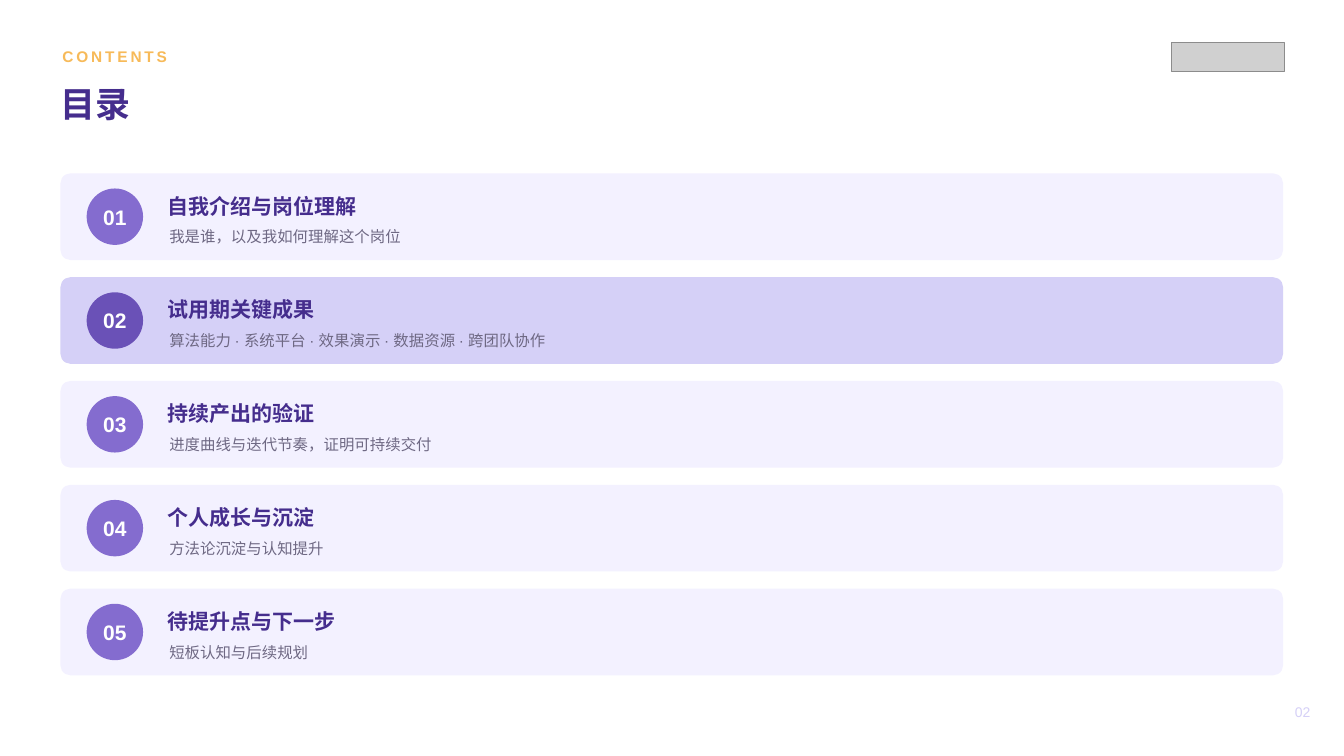
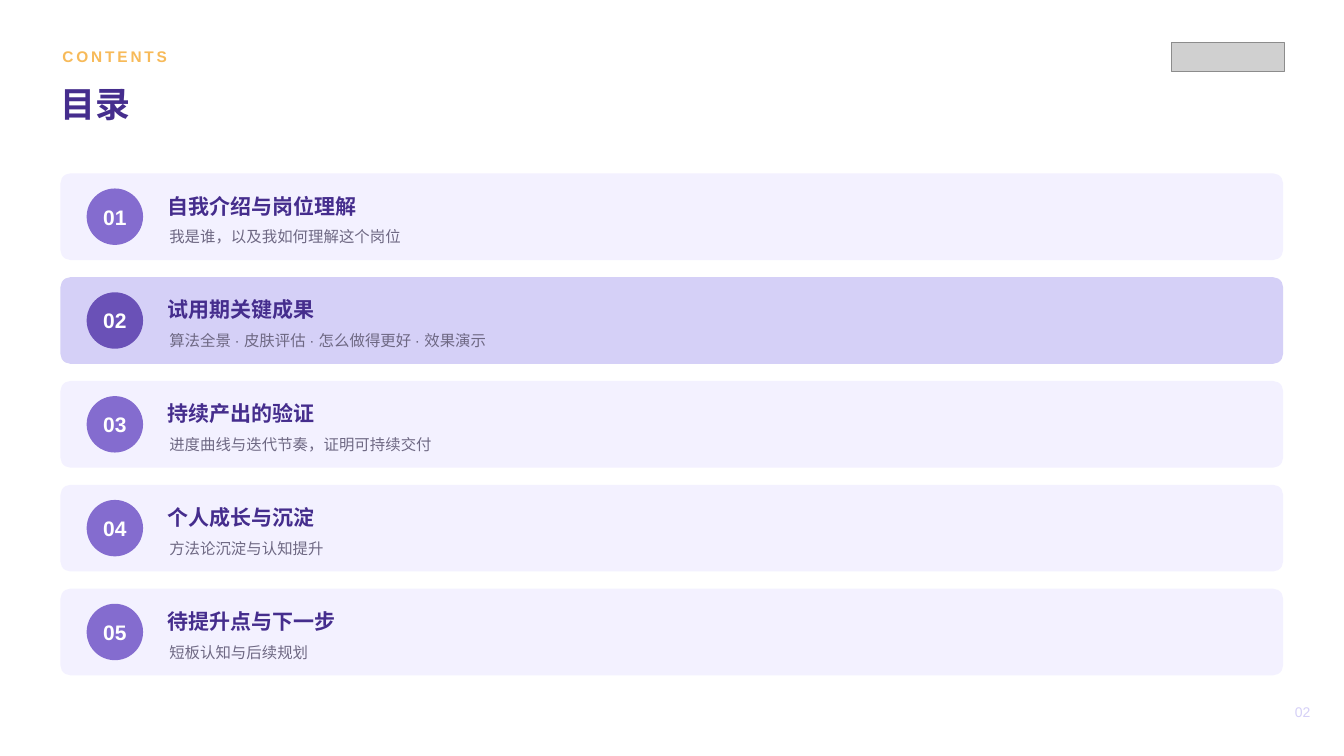
Before and after one commit to zhuyetuo/workplace_soft_skills, a slide deck: slide 2 of 转正述职/转正述职报告-Toky.pptx. Drawn at 1344x756 pixels with LibreOffice and Linux fonts; fonts in the diff are those of the drawing; grey boxes stand for pictures. Boxes give left, top, right and bottom in pixels: in the first picture for what was removed or moved away, otherwise in the second. Text is boxed around its words. In the diff, an @@ line names an element or a change of style, - is before the commit and + after.

```diff
--- a/转正述职/转正述职报告-Toky.pptx
+++ b/转正述职/转正述职报告-Toky.pptx
@@ text at (x1=169, y1=333, x2=486, y2=347): text changed @@
-算法能力 · 系统平台 · 效果演示 · 数据资源 · 跨团队协作
+算法全景 · 皮肤评估 · 怎么做得更好 · 效果演示
```
Also in this commit, not shown: 8 other slides changed, 4 slides removed, 2 other files.
